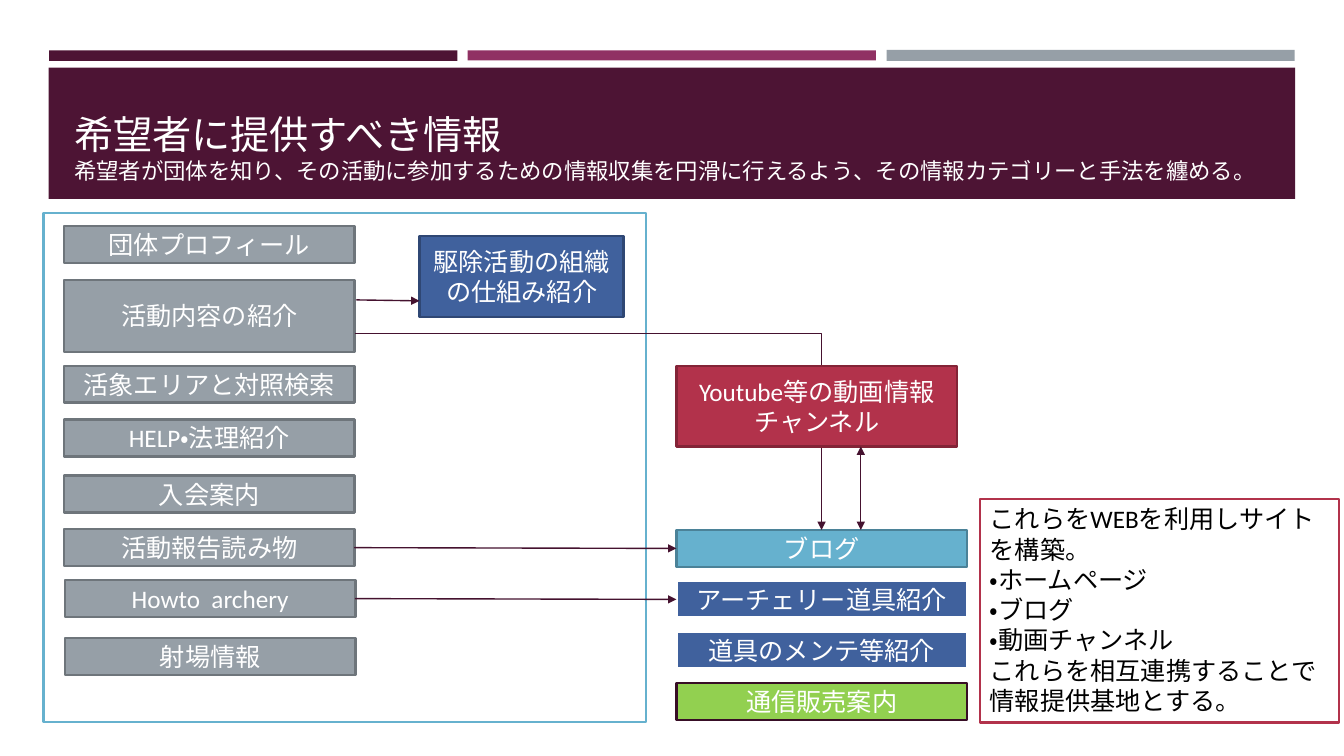
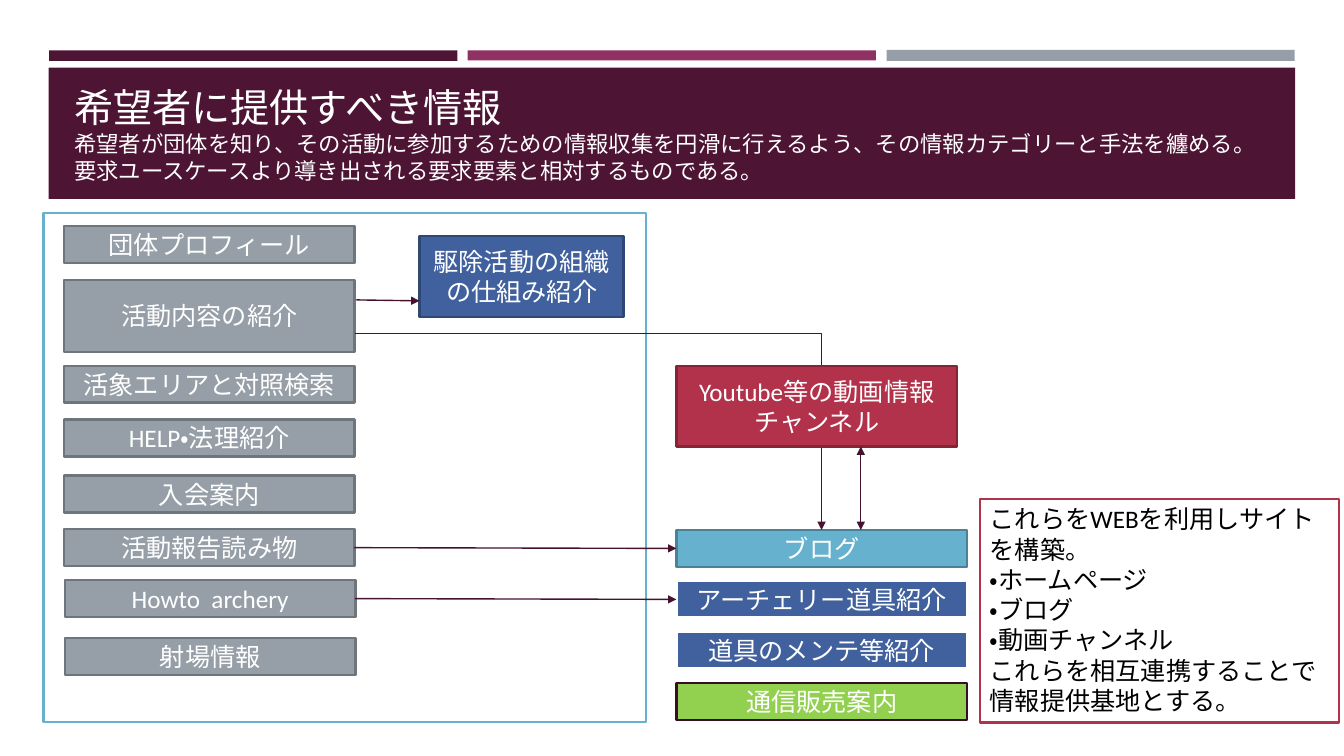
Before and after one commit to MasatoArai/subsidy, a slide deck: slide 3 of 団体加入希望者の要求情報とその提供手法.pptx. Drawn at 1344x756 pixels with LibreOffice and Linux fonts; fonts in the diff are those of the drawing. Boxes give left, top, right and bottom in pixels: in the first picture for what was removed or moved away, otherwise in the second. Text is boxed around its words. In the diff, an @@ line names an element or a change of style, - is before the commit and + after.

Commit message:
文言修正。エージェント活動追加

```diff
--- a/団体加入希望者の要求情報とその提供手法.pptx
+++ b/団体加入希望者の要求情報とその提供手法.pptx
@@ title at (74, 89, 1255, 181): text changed @@
-希望者に提供すべき情報
-希望者が団体を知り、その活動に参加するための情報収集を円滑に行えるよう、その情報カテゴリーと手法を纏める。
+希望者に提供すべき情報
+希望者が団体を知り、その活動に参加するための情報収集を円滑に行えるよう、その情報カテゴリーと手法を纏める。要求ユースケースより導き出される要求要素と相対するものである。
```
Also in this commit, not shown: 3 other slides changed, 1 slide added, 2 other files.
